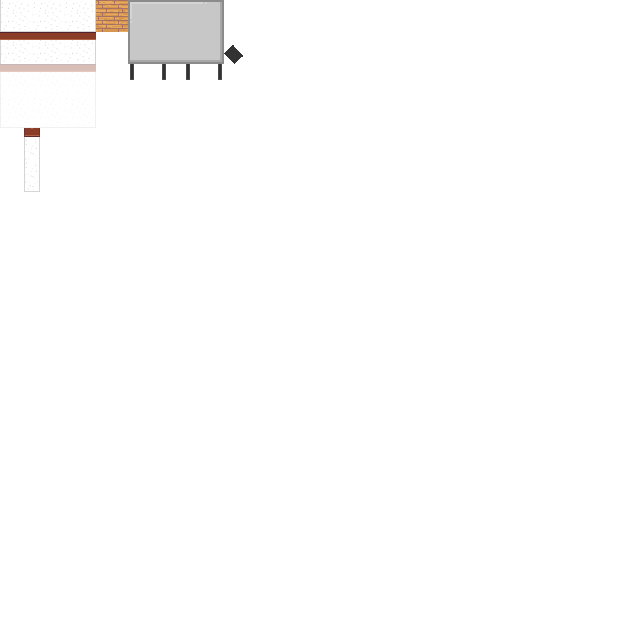
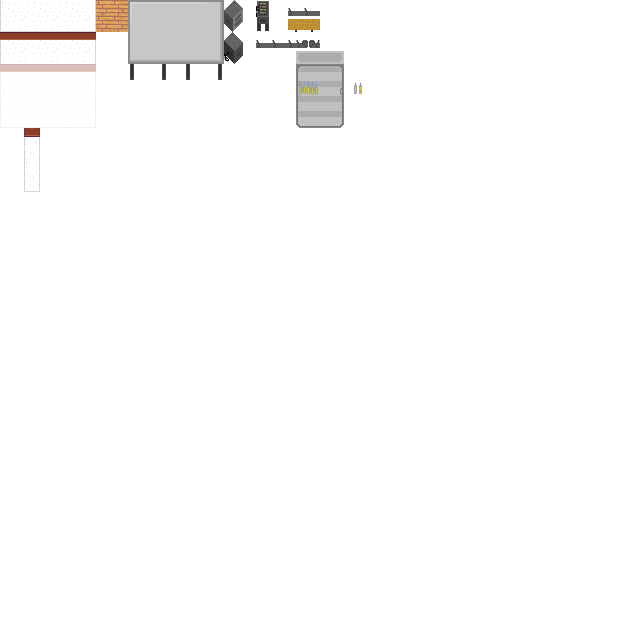
Before/after of a 640 x 640 layered artwork. What changed in the layer stack:
painted on "Ebene" over (x1=223, y1=0, x2=363, y2=128)
